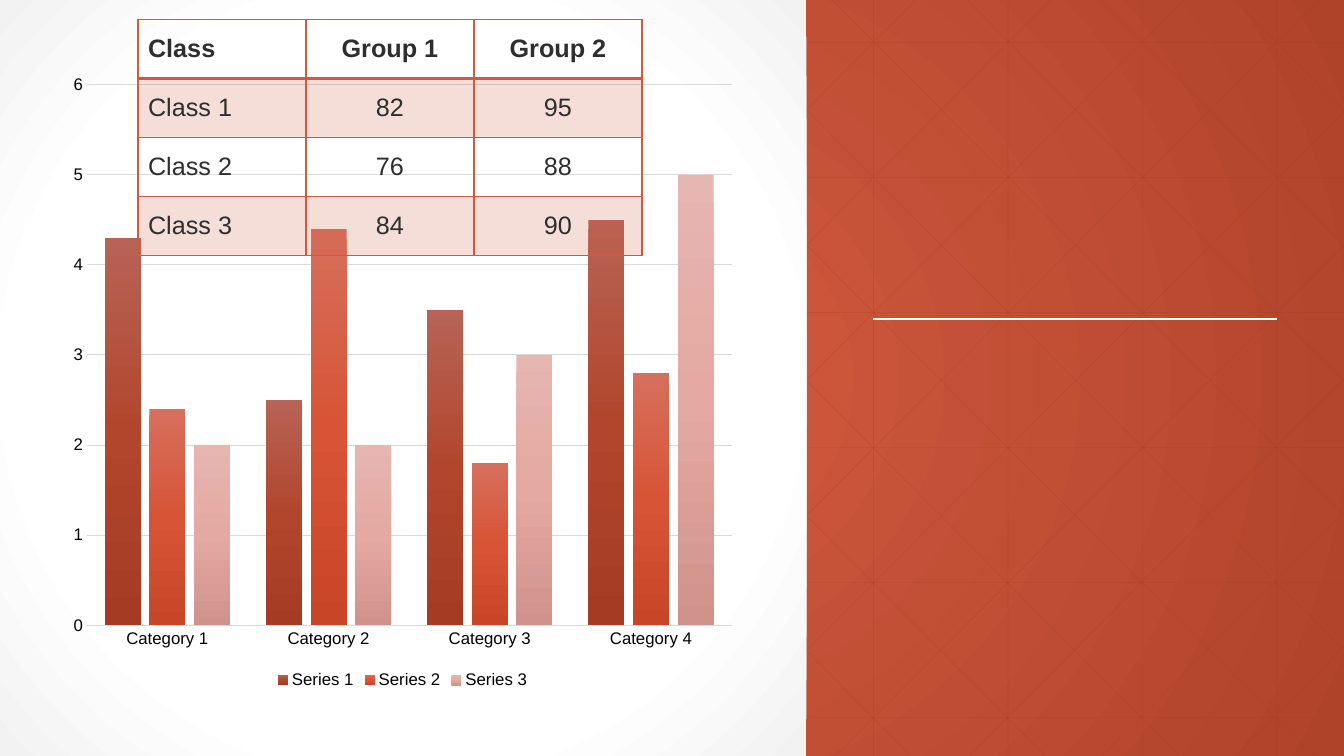
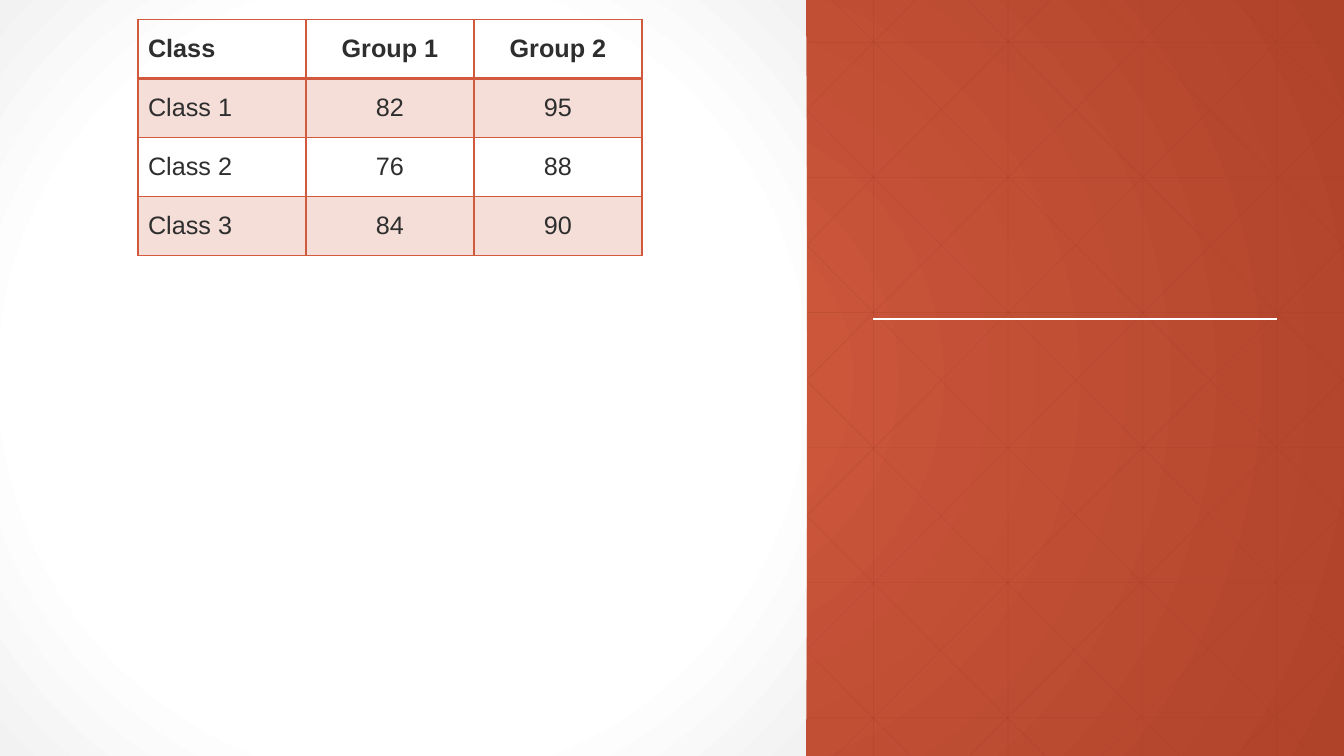
Before and after one commit to Demostroyer/interview-project, a slide deck: slide 10 of presentation/New Thesis Presentation.pptx (slide 11 before the commit). Drawn at 1344x756 pixels with LibreOffice and Linux fonts; fonts in the diff are those of the drawing. Boxes give left, top, right and bottom in pixels: in the first picture for what was removed or moved away, otherwise in the second. Text is boxed around its words. In the diff, an @@ line names an element or a change of style, - is before the commit and + after.

```diff
--- a/presentation/New Thesis Presentation.pptx
+++ b/presentation/New Thesis Presentation.pptx
@@ column chart removed at (59, 63, 745, 693) @@
-categories: Category 1, Category 2, Category 3, Category 4
-Series 1: 4.3, 2.5, 3.5, 4.5
-Series 2: 2.4, 4.4, 1.8, 2.8
-Series 3: 2, 2, 3, 5
```
Also in this commit, not shown: 4 other slides changed, 4 slides added, 5 slides removed.
